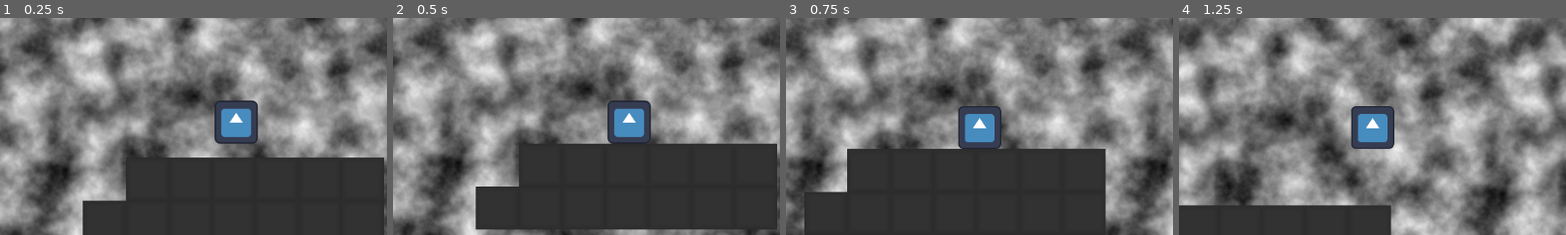
Above: before the commit, frames 1-4 (left to right).
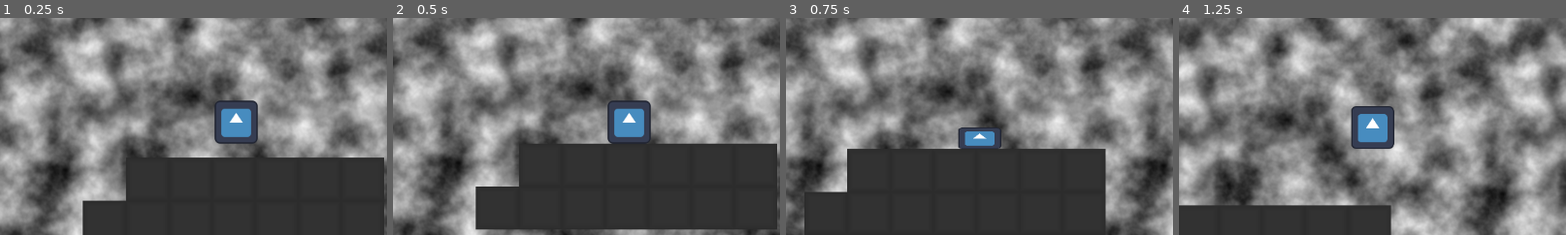
Above: after the commit, the same moments.

Repository: Haydoggo/GW61
Game: Godot game, scene res://scenes/test_level.tscn
Same seed, same stepped clock (60 frames per second), same inputs: the game is played once before the commit and once after it. The engine's default icon, where the game draws it, is replaced by a stand-in: a white triangle on a blue panel in a dark square.
Inputs (mouse positions are % of the whole screen's width and height, from its top left):
- Up to frame 1 (0.25 s): no input
- Up to frame 2 (0.5 s): no input
- Up to frame 3 (0.75 s): move the mouse to (72, 45) at 0.52 s; hold D (move_right) from 0.53 s (still down); tap S (slide) at 0.6 s
- Up to frame 4 (1.25 s): keep holding D (move_right); tap Space (jump) at 0.77, 0.8, 1.07 s
The pictures show only the part of the screen within x 20-69%, y 26-76%; the shares and areas given below are measured in that part.

Frames 1-2 are identical in both runs. In frame 3, 1.3% of the frame differs, in the area x 44-56%, y 40-61%; in frame 4, nothing differs.

Commit message:
Add sliding+dust

Diff:
--- a/scenes/player/player.gd
+++ b/scenes/player/player.gd
@@ -5,9 +5,12 @@
 @export var grapple_range = 1000.0
 @export var max_walk_speed = 300.0
 @export var walk_acceleration = 1500.0
+@export var floor_friction = 1500.0
+@export var sliding_friction = 300.0
 @export var air_acceleration = 100.0
 @export var boost_speed = 300.0
 @export var jump_speed = -400.0
+@export var min_slide_speed = 50.0
 
 @onready var grapple_ray: RayCast2D = $GrappleRay
 @onready var grapple_line: Line2D = $GrappleLine
@@ -15,6 +18,7 @@
 
 var can_grapple = true
 var is_grappling = false
+var is_sliding = false
 var grapple_length = 0.0
 var hook_position = Vector2()
 
@@ -29,13 +33,26 @@
 	# Handle Jump.
 	if Input.is_action_just_pressed("jump") and is_on_floor():
 		velocity.y = jump_speed
+		is_sliding = false
 
 	# Get the input direction and handle the movement/deceleration.
 	var direction := Input.get_axis("move_left", "move_right")
+	$GPUParticles2D.emitting = false
 	if is_on_floor():
-		velocity.x = move_toward(velocity.x, direction * max_walk_speed, walk_acceleration*delta)
+		if direction:
+			velocity.x = move_toward(velocity.x, direction * max_walk_speed, walk_acceleration*delta)
+		elif is_grappling or is_sliding:
+			velocity.x = move_toward(velocity.x, 0, sliding_friction*delta*0.2)
+		else:
+			velocity.x = move_toward(velocity.x, 0, floor_friction*delta)
+		if Input.is_action_just_pressed("slide") and abs(velocity.x) > min_slide_speed:
+			is_sliding = true
+		if abs(velocity.x) > max_walk_speed:
+			$GPUParticles2D.emitting = true
 	elif direction != 0:
 		velocity.x += direction*delta*air_acceleration
+	if abs(velocity.x) < min_slide_speed:
+		is_sliding = false
 
 	if Input.is_action_just_pressed("grapple") and can_grapple:
 		grapple_ray.target_position = grapple_ray.get_local_mouse_position().normalized()*grapple_range
@@ -59,8 +76,15 @@
 		velocity += (hook_dir - hook_dir.limit_length(grapple_length)) * 10
 
 	move_and_slide()
+	# Visuals
 	if is_grappling:
 		grapple_line.show()
 		grapple_line.points[1] = grapple_line.to_local(hook_position)
 	else:
 		grapple_line.hide()
+	if is_sliding:
+		$Sprite2D.scale.y = 0.5*0.5
+		$Sprite2D.position.y = 16
+	else:
+		$Sprite2D.scale.y = 1*0.5
+		$Sprite2D.position.y = 0
--- a/scenes/player/player.tscn
+++ b/scenes/player/player.tscn
@@ -7,11 +7,32 @@
 radius = 16.0
 height = 64.0
 
+[sub_resource type="Curve" id="Curve_018rt"]
+_data = [Vector2(0, 0), 0.0, 0.0, 0, 0, Vector2(0.10443, 1), 0.0, 0.0, 0, 0, Vector2(1, 0), 0.0, 0.0, 0, 0]
+point_count = 3
+
+[sub_resource type="CurveTexture" id="CurveTexture_outn4"]
+curve = SubResource("Curve_018rt")
+
+[sub_resource type="ParticleProcessMaterial" id="ParticleProcessMaterial_untun"]
+emission_shape = 3
+emission_box_extents = Vector3(24, 1, 1)
+particle_flag_disable_z = true
+direction = Vector3(0, -1, 0)
+gravity = Vector3(0, 0, 0)
+initial_velocity_max = 42.33
+orbit_velocity_min = 0.0
+orbit_velocity_max = 0.0
+angle_max = 90.0
+scale_min = 8.0
+scale_max = 8.0
+scale_curve = SubResource("CurveTexture_outn4")
+
 [node name="Player" type="CharacterBody2D"]
 script = ExtResource("1_p55oq")
 boost_speed = 1000.0
 
-[node name="Icon" type="Sprite2D" parent="."]
+[node name="Sprite2D" type="Sprite2D" parent="."]
 scale = Vector2(0.5, 0.5)
 texture = ExtResource("1_6neeu")
 
@@ -22,3 +43,8 @@
 
 [node name="GrappleLine" type="Line2D" parent="."]
 points = PackedVector2Array(0, 0, 0, 0)
+
+[node name="GPUParticles2D" type="GPUParticles2D" parent="."]
+position = Vector2(0, 32)
+amount = 800
+process_material = SubResource("ParticleProcessMaterial_untun")
Not shown: 1 places in scenes/player/player.tscn that only renumber resources
